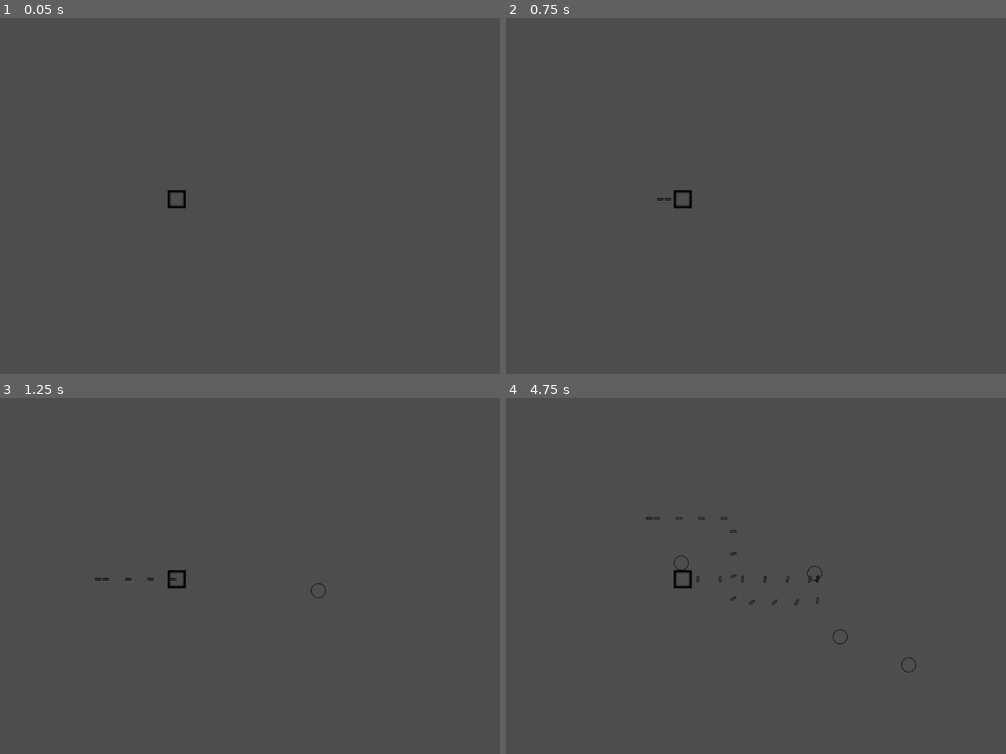
Above: before the commit, frames 1-4 (two rows, left to right).
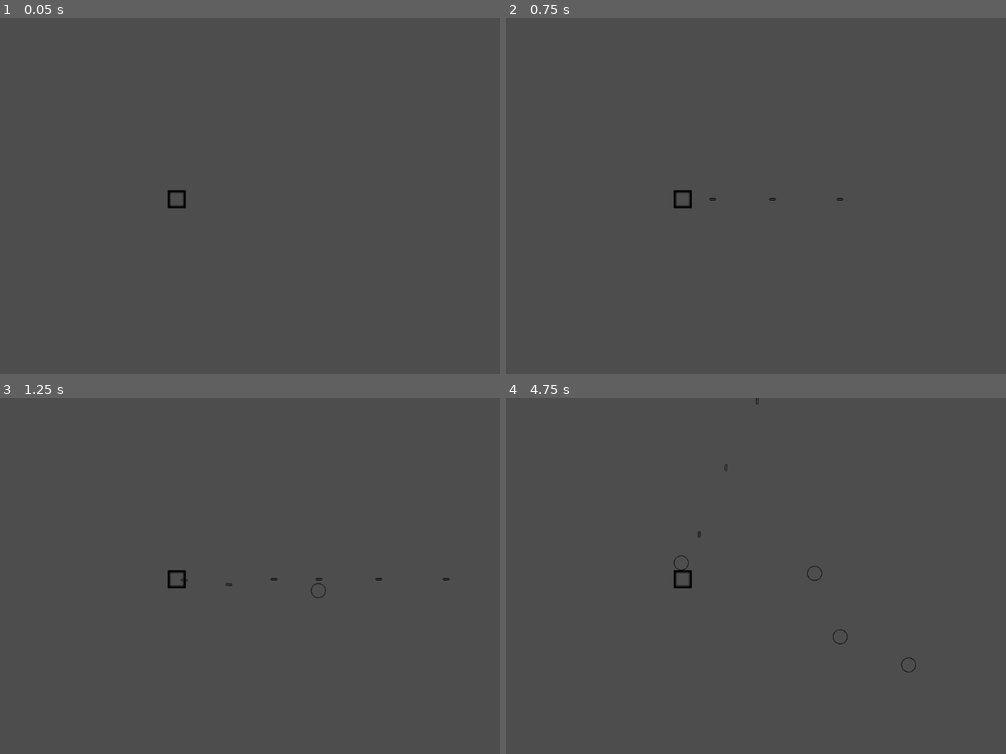
Above: after the commit, the same moments.

Repository: ROKAMETISM/Composition-Based-Practice-1
Game: Godot game, scene res://Scenes/level.tscn
Two runs of this game, one before a commit and one after it. Both use one fixed random seed, a clock stepped at 60 frames per second and the inputs below.
Inputs:
- Up to frame 1 (0.05 s): no input
- Up to frame 2 (0.75 s): tap Enter at 0.5 s; hold D (move_right) from 0.53 s (still down)
- Up to frame 3 (1.25 s): keep holding D (move_right)
- Up to frame 4 (4.75 s): release D (move_right) at 1.28 s; hold S (move_down) 1.28-2.03 s; hold D (move_right) 2.03-2.78 s; hold W (move_up) 2.78-3.53 s; tap Space at 3.5 s; hold A (move_left) from 3.53 s (still down)

Frame 1 is identical in both runs. In frame 2, less than 0.1% of the frame differs, in the area x 30-68%, y 50-52%; in frame 3, less than 0.1%; in frame 4, 0.2%, in the area x 27-63%, y 0-59%.

Commit message:
Add DamageComponent

Diff:
--- a/Scenes/projectile_rifle.tscn
+++ b/Scenes/projectile_rifle.tscn
@@ -1,14 +1,22 @@
-[gd_scene load_steps=3 format=3 uid="uid://8uiavxnxidaj"]
+[gd_scene load_steps=5 format=3 uid="uid://8uiavxnxidaj"]
 
+[ext_resource type="Script" uid="uid://bf6bjt1ybnug5" path="res://Scripts/projectile_rifle.gd" id="1_n3iq4"]
 [ext_resource type="Texture2D" uid="uid://bfhkjyg8ojmp3" path="res://Sprites/sprite_projectile_rifle_simple.png" id="1_u3a4x"]
+[ext_resource type="Script" uid="uid://8haeqpc061cw" path="res://Scripts/damage_component.gd" id="3_fqvgl"]
 
 [sub_resource type="RectangleShape2D" id="RectangleShape2D_n3iq4"]
 size = Vector2(14, 6)
 
 [node name="ProjectileRifle" type="Area2D"]
+collision_layer = 2
+script = ExtResource("1_n3iq4")
 
 [node name="Sprite2D" type="Sprite2D" parent="."]
 texture = ExtResource("1_u3a4x")
 
 [node name="CollisionShape2D" type="CollisionShape2D" parent="."]
 shape = SubResource("RectangleShape2D_n3iq4")
+
+[node name="DamageComponent" type="Node" parent="."]
+script = ExtResource("3_fqvgl")
+metadata/_custom_type_script = "uid://8haeqpc061cw"
--- /dev/null
+++ b/Scripts/damage_component.gd
@@ -0,0 +1,11 @@
+extends Node
+class_name DamageComponent
+
+
+var damage := 100
+
+func set_damage(new_damage : int) -> void:
+	damage = new_damage
+
+func get_damage() -> int:
+	return damage
--- /dev/null
+++ b/Scripts/projectile_rifle.gd
@@ -0,0 +1,7 @@
+extends Area2D
+
+@export var speed := 1.0
+
+func _process(delta: float) -> void:
+	var velocity := Vector2(speed, 0.0).rotated(rotation)
+	global_position += velocity * delta
--- a/Scripts/weapon_rifle.gd
+++ b/Scripts/weapon_rifle.gd
@@ -4,7 +4,8 @@
 @export var fire_interval := 0.2
 @export var damage := 70
 var fire_timer := fire_interval
-var rifle_projectile = preload("res://Scenes/projectile_rifle.tscn")
+const rifle_projectile = preload("res://Scenes/projectile_rifle.tscn")
+var projectile_speed := 600.0
 var tree_current_scene
 var player
 
@@ -18,6 +19,7 @@
 	print("weapon fire called")
 	var projectile = rifle_projectile.instantiate()
 	projectile.global_position = player.global_position
+	projectile.speed = projectile_speed
 	if closest_enemy:
 		projectile.rotation = (closest_enemy.global_position - player.global_position).angle()
 	else:
Not shown, added: Scripts/damage_component.gd.uid
Not shown, added: Scripts/projectile_rifle.gd.uid
